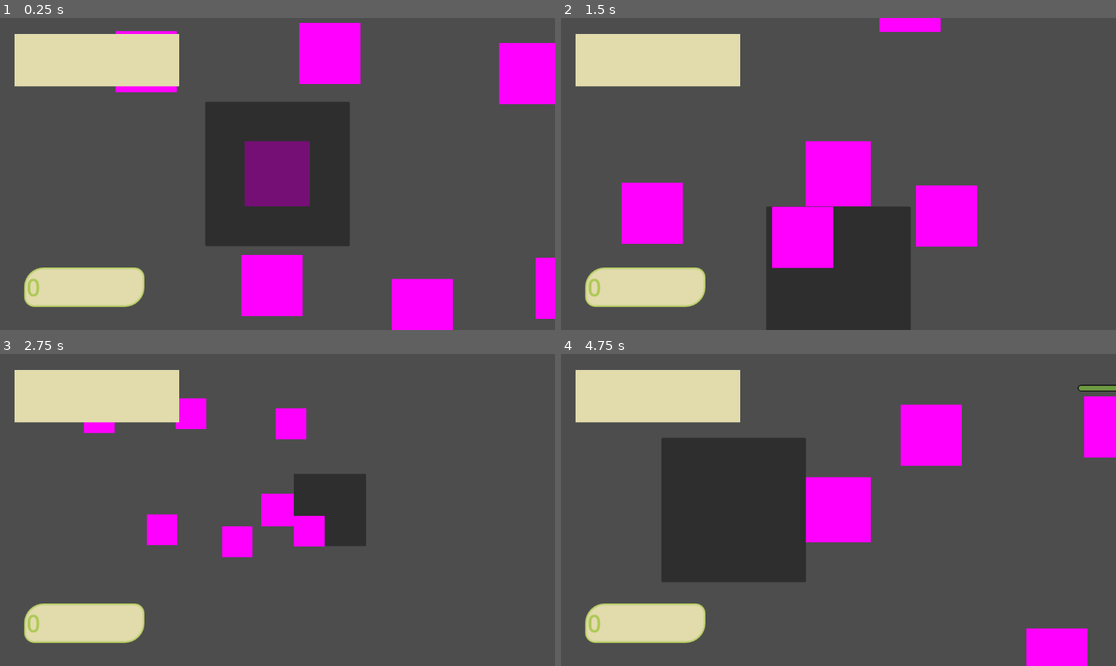
Above: before the commit, frames 1-4 (two rows, left to right).
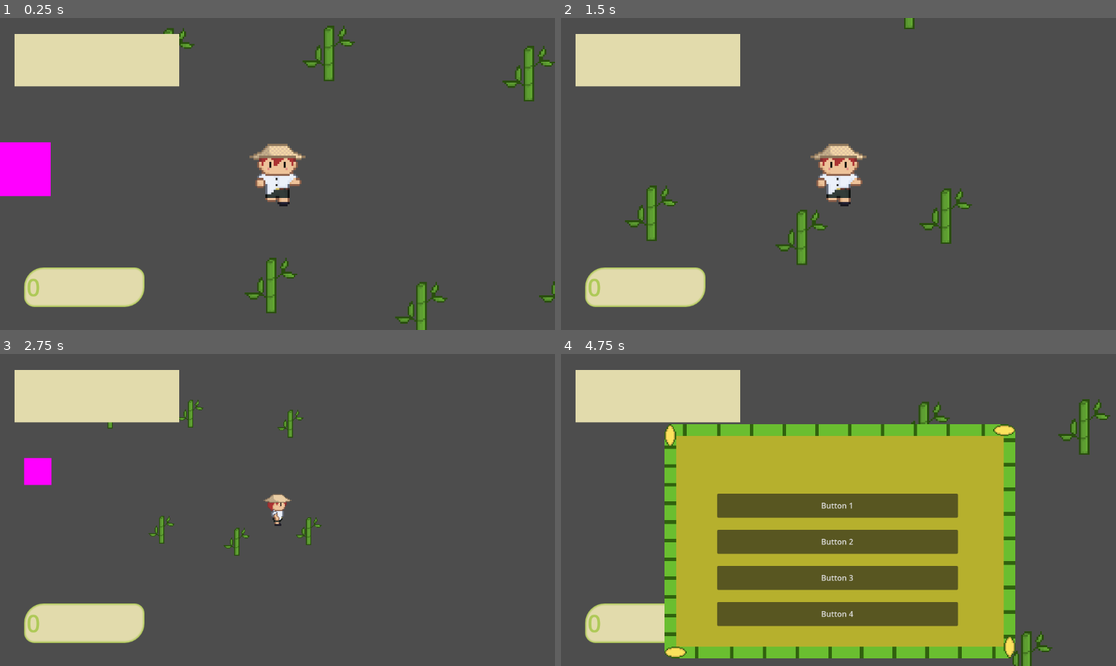
Above: after the commit, the same moments.

Repository: ThermobladeStudios/BambooBytes
Game: Godot game, scene res://world_map.tscn
The game is run twice, just before and just after one commit, with the same random seed, the same clock (stepped at 60 frames per second) and the same inputs.
Inputs (mouse positions are in pixels of both pictures, inside the frame that each line leads up to):
- Up to frame 1 (0.25 s): no input
- Up to frame 2 (1.5 s): tap Enter at 0.5 s; move the mouse to (960, 158) at 0.52 s; hold D (Right) 0.53-1.28 s; click (960, 158) at 0.6 s; move the mouse to (727, 189) at 1.27 s; hold S (Down) from 1.28 s (still down); tap Space (Dash) at 1.35 s
- Up to frame 3 (2.75 s): move the mouse to (333, 441) at 2.02 s; release S (Down) at 2.03 s; hold D (Right) from 2.03 s (still down); tap Mouse wheel down (ScrollDown) at 2.1 s
- Up to frame 4 (4.75 s): move the mouse to (810, 572) at 2.77 s; release D (Right) at 2.78 s; hold W (Up) 2.78-3.53 s; tap Mouse wheel up (ScrollUp) at 2.85 s; move the mouse to (1005, 556) at 3.52 s; hold A (Left) from 3.53 s (still down); click (1005, 556) at 3.6 s; move the mouse to (672, 463) at 4.27 s; tap Space (Dash) at 4.35 s

The runs differ from the first frame. In frame 1, 23% of the frame differs, in the area x 0-100%, y 1-100%; in frame 2, 18%; in frame 3, 6.4%; in frame 4, 51%, in the area x 18-100%, y 9-100%.

Commit message:
Implemented Animations
Added walking animations
and bamboo sprout when chopped and showing regular bamboo when regrow timer fills

Diff:
--- a/BambooBytes/GUI.tscn
+++ b/BambooBytes/GUI.tscn
@@ -14,7 +14,7 @@
 [node name="CanvasLayer" type="CanvasLayer" parent="."]
 
 [node name="BambooCount" type="Label" parent="CanvasLayer"]
-anchors_preset = -1
+anchors_preset = 2
 anchor_top = 1.0
 anchor_bottom = 1.0
 offset_left = 50.0
--- a/BambooBytes/Player/Player.gd
+++ b/BambooBytes/Player/Player.gd
@@ -6,6 +6,8 @@
 @export var DashTime = 0.15
 @export var DashMultiplier = 5
 
+@onready var animation_tree = $AnimationTree
+@onready var state_machine = animation_tree.get("parameters/playback")
 
 @export var hitarea = 0
 @export var strength = 5
@@ -16,11 +18,14 @@
 
 func _physics_process(delta):
 
+	var mousepos = get_global_mouse_position()
 	var input_direction = Vector2(Input.get_action_strength("Right") - Input.get_action_strength("Left") , Input.get_action_strength("Down") - Input.get_action_strength("Up")).normalized()
+	update_animation_parameters(input_direction)
 	if(Input.is_action_just_pressed("Debugadd")):
 		collisionShape.shape.size += Vector2(10,10)
 	if(Input.is_action_just_pressed("Debugsubtract")):
 		collisionShape.shape.size -= Vector2(10,10)
+
 
 	if input_direction != Vector2.ZERO and !Dashing:
 		collision.position = input_direction*($CollisionShape2D.shape.size)/2+ input_direction*(collisionShape.shape.size/2)
@@ -38,11 +43,20 @@
 
 	velocity = input_direction * speed
 	move_and_slide()
+	pick_new_state()
 
 
 
+func update_animation_parameters(move_input : Vector2):
+	if(move_input != Vector2.ZERO):
+		animation_tree.set("parameters/Idle/blend_position", move_input)
+		animation_tree.set("parameters/Walk/blend_position", move_input)
 
-
+func pick_new_state():
+	if(velocity != Vector2.ZERO):
+		state_machine.travel("Walk")
+	elif(velocity == Vector2.ZERO):
+		state_machine.travel("Idle")
 
 func _on_timer_timeout():
 	Dashing = false
--- a/BambooBytes/Player/Player.tscn
+++ b/BambooBytes/Player/Player.tscn
@@ -1,14 +1,240 @@
-[gd_scene load_steps=5 format=3 uid="uid://nie7s6lxy6mj"]
+[gd_scene load_steps=30 format=3 uid="uid://nie7s6lxy6mj"]
 
 [ext_resource type="Script" path="res://Player/Player.gd" id="1_27exr"]
+[ext_resource type="Texture2D" uid="uid://cvxw7jmbd5adr" path="res://Assets/Art/character1.png" id="2_wfngw"]
 
 [sub_resource type="RectangleShape2D" id="RectangleShape2D_w6a8a"]
 size = Vector2(135, 135)
 
-[sub_resource type="PlaceholderTexture2D" id="PlaceholderTexture2D_xgsr6"]
-
 [sub_resource type="RectangleShape2D" id="RectangleShape2D_m324q"]
-size = Vector2(300, 300)
+size = Vector2(135, 135)
+
+[sub_resource type="Animation" id="Animation_el6g0"]
+resource_name = "Walk_down"
+length = 0.8
+loop_mode = 1
+tracks/0/type = "value"
+tracks/0/imported = false
+tracks/0/enabled = true
+tracks/0/path = NodePath(".:frame")
+tracks/0/interp = 1
+tracks/0/loop_wrap = true
+tracks/0/keys = {
+"times": PackedFloat32Array(0, 0.2, 0.4, 0.6),
+"transitions": PackedFloat32Array(1, 1, 1, 1),
+"update": 1,
+"values": [0, 1, 2, 3]
+}
+
+[sub_resource type="Animation" id="Animation_q3f1p"]
+length = 0.001
+tracks/0/type = "value"
+tracks/0/imported = false
+tracks/0/enabled = true
+tracks/0/path = NodePath(".:frame")
+tracks/0/interp = 1
+tracks/0/loop_wrap = true
+tracks/0/keys = {
+"times": PackedFloat32Array(0),
+"transitions": PackedFloat32Array(1),
+"update": 1,
+"values": [0]
+}
+
+[sub_resource type="Animation" id="Animation_cyu23"]
+resource_name = "Walk_down_left"
+length = 0.8
+loop_mode = 1
+tracks/0/type = "value"
+tracks/0/imported = false
+tracks/0/enabled = true
+tracks/0/path = NodePath(".:frame")
+tracks/0/interp = 1
+tracks/0/loop_wrap = true
+tracks/0/keys = {
+"times": PackedFloat32Array(0, 0.2, 0.4, 0.6),
+"transitions": PackedFloat32Array(1, 1, 1, 1),
+"update": 1,
+"values": [4, 5, 6, 7]
+}
+
+[sub_resource type="Animation" id="Animation_f2yjt"]
+resource_name = "Walk_left"
+length = 0.8
+loop_mode = 1
+tracks/0/type = "value"
+tracks/0/imported = false
+tracks/0/enabled = true
+tracks/0/path = NodePath(".:frame")
+tracks/0/interp = 1
+tracks/0/loop_wrap = true
+tracks/0/keys = {
+"times": PackedFloat32Array(0, 0.2, 0.4, 0.6),
+"transitions": PackedFloat32Array(1, 1, 1, 1),
+"update": 1,
+"values": [8, 9, 10, 11]
+}
+
+[sub_resource type="Animation" id="Animation_b5oxp"]
+resource_name = "Walk_left_up"
+length = 0.8
+loop_mode = 1
+tracks/0/type = "value"
+tracks/0/imported = false
+tracks/0/enabled = true
+tracks/0/path = NodePath(".:frame")
+tracks/0/interp = 1
+tracks/0/loop_wrap = true
+tracks/0/keys = {
+"times": PackedFloat32Array(0, 0.2, 0.4, 0.6),
+"transitions": PackedFloat32Array(1, 1, 1, 1),
+"update": 1,
+"values": [12, 13, 14, 15]
+}
+
+[sub_resource type="Animation" id="Animation_q6dw7"]
+resource_name = "Walk_Up"
+length = 0.8
+loop_mode = 1
+tracks/0/type = "value"
+tracks/0/imported = false
+tracks/0/enabled = true
+tracks/0/path = NodePath(".:frame")
+tracks/0/interp = 1
+tracks/0/loop_wrap = true
+tracks/0/keys = {
+"times": PackedFloat32Array(0, 0.2, 0.4, 0.6),
+"transitions": PackedFloat32Array(1, 1, 1, 1),
+"update": 1,
+"values": [16, 17, 18, 19]
+}
+
+[sub_resource type="Animation" id="Animation_euqqv"]
+resource_name = "Walk_Up_Right"
+length = 0.8
+loop_mode = 1
+tracks/0/type = "value"
+tracks/0/imported = false
+tracks/0/enabled = true
+tracks/0/path = NodePath(".:frame")
+tracks/0/interp = 1
+tracks/0/loop_wrap = true
+tracks/0/keys = {
+"times": PackedFloat32Array(0, 0.2, 0.4, 0.6),
+"transitions": PackedFloat32Array(1, 1, 1, 1),
+"update": 1,
+"values": [20, 21, 22, 23]
+}
+
+[sub_resource type="Animation" id="Animation_2gowh"]
+resource_name = "Walk_right"
+length = 0.8
+loop_mode = 1
+tracks/0/type = "value"
+tracks/0/imported = false
+tracks/0/enabled = true
+tracks/0/path = NodePath(".:frame")
+tracks/0/interp = 1
+tracks/0/loop_wrap = true
+tracks/0/keys = {
+"times": PackedFloat32Array(0, 0.2, 0.4, 0.6),
+"transitions": PackedFloat32Array(1, 1, 1, 1),
+"update": 1,
+"values": [24, 25, 26, 27]
+}
+
+[sub_resource type="Animation" id="Animation_vs6gi"]
+resource_name = "Walk_right_down"
+length = 0.8
+loop_mode = 1
+tracks/0/type = "value"
+tracks/0/imported = false
+tracks/0/enabled = true
+tracks/0/path = NodePath(".:frame")
+tracks/0/interp = 1
+tracks/0/loop_wrap = true
+tracks/0/keys = {
+"times": PackedFloat32Array(0, 0.2, 0.4, 0.6),
+"transitions": PackedFloat32Array(1, 1, 1, 1),
+"update": 1,
+"values": [28, 29, 30, 31]
+}
+
+[sub_resource type="AnimationLibrary" id="AnimationLibrary_6sw35"]
+_data = {
+"RESET": SubResource("Animation_q3f1p"),
+"Walk_Up": SubResource("Animation_q6dw7"),
+"Walk_Up_Right": SubResource("Animation_euqqv"),
+"Walk_down": SubResource("Animation_el6g0"),
+"Walk_down_left": SubResource("Animation_cyu23"),
+"Walk_left": SubResource("Animation_f2yjt"),
+"Walk_left_up": SubResource("Animation_b5oxp"),
+"Walk_right": SubResource("Animation_2gowh"),
+"Walk_right_down": SubResource("Animation_vs6gi")
+}
+
+[sub_resource type="AnimationNodeBlendSpace2D" id="AnimationNodeBlendSpace2D_2tmb6"]
+
+[sub_resource type="AnimationNodeAnimation" id="AnimationNodeAnimation_k40ss"]
+animation = &"Walk_down"
+
+[sub_resource type="AnimationNodeAnimation" id="AnimationNodeAnimation_lx7xx"]
+animation = &"Walk_Up"
+
+[sub_resource type="AnimationNodeAnimation" id="AnimationNodeAnimation_0fdkm"]
+animation = &"Walk_right"
+
+[sub_resource type="AnimationNodeAnimation" id="AnimationNodeAnimation_kxgb0"]
+animation = &"Walk_left"
+
+[sub_resource type="AnimationNodeAnimation" id="AnimationNodeAnimation_p2na2"]
+animation = &"Walk_down_left"
+
+[sub_resource type="AnimationNodeAnimation" id="AnimationNodeAnimation_sc7qx"]
+animation = &"Walk_right_down"
+
+[sub_resource type="AnimationNodeAnimation" id="AnimationNodeAnimation_ge84y"]
+animation = &"Walk_left_up"
+
+[sub_resource type="AnimationNodeAnimation" id="AnimationNodeAnimation_kxcnf"]
+animation = &"Walk_Up_Right"
+
+[sub_resource type="AnimationNodeBlendSpace2D" id="AnimationNodeBlendSpace2D_njdwx"]
+blend_point_0/node = SubResource("AnimationNodeAnimation_k40ss")
+blend_point_0/pos = Vector2(0, 1)
+blend_point_1/node = SubResource("AnimationNodeAnimation_lx7xx")
+blend_point_1/pos = Vector2(0, -1)
+blend_point_2/node = SubResource("AnimationNodeAnimation_0fdkm")
+blend_point_2/pos = Vector2(1, 0)
+blend_point_3/node = SubResource("AnimationNodeAnimation_kxgb0")
+blend_point_3/pos = Vector2(-1, 0)
+blend_point_4/node = SubResource("AnimationNodeAnimation_p2na2")
+blend_point_4/pos = Vector2(-0.5, 0.5)
+blend_point_5/node = SubResource("AnimationNodeAnimation_sc7qx")
+blend_point_5/pos = Vector2(0.5, 0.5)
+blend_point_6/node = SubResource("AnimationNodeAnimation_ge84y")
+blend_point_6/pos = Vector2(-0.5, -0.5)
+blend_point_7/node = SubResource("AnimationNodeAnimation_kxcnf")
+blend_point_7/pos = Vector2(0.5, -0.5)
+min_space = Vector2(-1, -1.1)
+max_space = Vector2(1, 1.1)
+blend_mode = 1
+
+[sub_resource type="AnimationNodeStateMachineTransition" id="AnimationNodeStateMachineTransition_h58hq"]
+advance_mode = 2
+
+[sub_resource type="AnimationNodeStateMachineTransition" id="AnimationNodeStateMachineTransition_t374m"]
+
+[sub_resource type="AnimationNodeStateMachineTransition" id="AnimationNodeStateMachineTransition_j8ywl"]
+
+[sub_resource type="AnimationNodeStateMachine" id="AnimationNodeStateMachine_djccu"]
+states/Idle/node = SubResource("AnimationNodeBlendSpace2D_2tmb6")
+states/Idle/position = Vector2(330, 105)
+states/Walk/node = SubResource("AnimationNodeBlendSpace2D_njdwx")
+states/Walk/position = Vector2(499, 100)
+transitions = ["Start", "Idle", SubResource("AnimationNodeStateMachineTransition_h58hq"), "Idle", "Walk", SubResource("AnimationNodeStateMachineTransition_t374m"), "Walk", "Idle", SubResource("AnimationNodeStateMachineTransition_j8ywl")]
+
+[sub_resource type="AnimationNodeStateMachinePlayback" id="AnimationNodeStateMachinePlayback_ga3sb"]
 
 [node name="Player" type="CharacterBody2D"]
 motion_mode = 1
@@ -19,8 +245,10 @@
 shape = SubResource("RectangleShape2D_w6a8a")
 
 [node name="Sprite2D" type="Sprite2D" parent="."]
-scale = Vector2(135, 135)
-texture = SubResource("PlaceholderTexture2D_xgsr6")
+scale = Vector2(4.17179, 4.17179)
+texture = ExtResource("2_wfngw")
+hframes = 4
+vframes = 8
 
 [node name="Timer" type="Timer" parent="."]
 wait_time = 0.15
@@ -36,18 +264,19 @@
 visibility_layer = 2
 shape = SubResource("RectangleShape2D_m324q")
 
-[node name="Panel" type="Panel" parent="Chop_area/CollisionShape2D"]
-anchors_preset = 8
-anchor_left = 0.5
-anchor_top = 0.5
-anchor_right = 0.5
-anchor_bottom = 0.5
-offset_left = -150.0
-offset_top = -150.0
-offset_right = 150.0
-offset_bottom = 150.0
-grow_horizontal = 2
-grow_vertical = 2
+[node name="AnimationPlayer" type="AnimationPlayer" parent="."]
+root_node = NodePath("../Sprite2D")
+libraries = {
+"": SubResource("AnimationLibrary_6sw35")
+}
+
+[node name="AnimationTree" type="AnimationTree" parent="."]
+tree_root = SubResource("AnimationNodeStateMachine_djccu")
+anim_player = NodePath("../AnimationPlayer")
+active = true
+parameters/playback = SubResource("AnimationNodeStateMachinePlayback_ga3sb")
+parameters/Idle/blend_position = Vector2(-0.534357, 0.005988)
+parameters/Walk/blend_position = Vector2(-0.00404203, 1.00393)
 
 [connection signal="timeout" from="Timer" to="." method="_on_timer_timeout"]
 [connection signal="timeout" from="DashCooldown" to="." method="_on_dash_cooldown_timeout"]
--- /dev/null
+++ b/BambooBytes/World Objects/Shop.gd
@@ -0,0 +1,22 @@
+extends StaticBody2D
+@onready var shopui = $CanvasLayer
+
+
+# Called when the node enters the scene tree for the first time.
+func _ready():
+	shopui.hide()
+
+
+# Called every frame. 'delta' is the elapsed time since the previous frame.
+func _process(delta):
+	pass
+
+
+func _on_area_2d_body_entered(body):
+	print(1)
+	shopui.show()
+
+
+func _on_area_2d_body_exited(body):
+	print(2)
+	shopui.hide()
--- a/BambooBytes/World Objects/Shop.tscn
+++ b/BambooBytes/World Objects/Shop.tscn
@@ -1,20 +1,28 @@
-[gd_scene load_steps=4 format=3 uid="uid://btwvgtdv70trh"]
+[gd_scene load_steps=6 format=3 uid="uid://btwvgtdv70trh"]
+
+[ext_resource type="Script" path="res://World Objects/Shop.gd" id="1_x215v"]
+[ext_resource type="Texture2D" uid="uid://dwftjdv4dx547" path="res://Assets/ShopUItest1.png" id="2_3dwwr"]
 
 [sub_resource type="PlaceholderTexture2D" id="PlaceholderTexture2D_iq6rd"]
 size = Vector2(10, 10)
 
-[sub_resource type="RectangleShape2D" id="RectangleShape2D_8nho8"]
-size = Vector2(6.25, 11)
-
 [sub_resource type="RectangleShape2D" id="RectangleShape2D_bye3g"]
 size = Vector2(14, 14)
 
+[sub_resource type="RectangleShape2D" id="RectangleShape2D_8nho8"]
+size = Vector2(8.40239, 13.8992)
+
 [node name="StaticBody2D" type="StaticBody2D"]
+scale = Vector2(8.05803, 8.05803)
+script = ExtResource("1_x215v")
 
 [node name="Sprite2D" type="Sprite2D" parent="."]
 position = Vector2(6.4075e-07, 6.4075e-07)
 scale = Vector2(1.4, 1.4)
 texture = SubResource("PlaceholderTexture2D_iq6rd")
+
+[node name="CollisionShape2D" type="CollisionShape2D" parent="."]
+shape = SubResource("RectangleShape2D_bye3g")
 
 [node name="Area2D" type="Area2D" parent="."]
 light_mask = 2
@@ -23,8 +31,51 @@
 [node name="CollisionShape2D" type="CollisionShape2D" parent="Area2D"]
 light_mask = 2
 visibility_layer = 2
-position = Vector2(10, 0)
+position = Vector2(11.6836, -2.36702e-07)
 shape = SubResource("RectangleShape2D_8nho8")
 
-[node name="CollisionShape2D" type="CollisionShape2D" parent="."]
-shape = SubResource("RectangleShape2D_bye3g")
+[node name="CanvasLayer" type="CanvasLayer" parent="."]
+
+[node name="VBoxContainer" type="VBoxContainer" parent="CanvasLayer"]
+custom_minimum_size = Vector2(500, 250)
+anchors_preset = 8
+anchor_left = 0.5
+anchor_top = 0.5
+anchor_right = 0.5
+anchor_bottom = 0.5
+offset_left = -252.0
+offset_top = -34.0
+offset_right = 248.0
+offset_bottom = 246.0
+grow_horizontal = 2
+grow_vertical = 2
+theme_override_constants/separation = 25
+
+[node name="Button" type="Button" parent="CanvasLayer/VBoxContainer"]
+custom_minimum_size = Vector2(0, 50)
+layout_mode = 2
+text = "Button 1"
+
+[node name="Button2" type="Button" parent="CanvasLayer/VBoxContainer"]
+custom_minimum_size = Vector2(0, 50)
+layout_mode = 2
+text = "Button 2"
+
+[node name="Button3" type="Button" parent="CanvasLayer/VBoxContainer"]
+custom_minimum_size = Vector2(0, 50)
+layout_mode = 2
+text = "Button 3"
+
+[node name="Button4" type="Button" parent="CanvasLayer/VBoxContainer"]
+custom_minimum_size = Vector2(0, 50)
+layout_mode = 2
+text = "Button 4"
+
+[node name="Sprite2D" type="Sprite2D" parent="CanvasLayer/VBoxContainer"]
+z_index = -1
+position = Vector2(255, 99.0001)
+scale = Vector2(2.42915, 2.42915)
+texture = ExtResource("2_3dwwr")
+
+[connection signal="body_entered" from="Area2D" to="." method="_on_area_2d_body_entered"]
+[connection signal="body_exited" from="Area2D" to="." method="_on_area_2d_body_exited"]
--- a/BambooBytes/World Objects/bamboo.gd
+++ b/BambooBytes/World Objects/bamboo.gd
@@ -34,7 +34,7 @@
 		bar.visible = true
 	if(currTime <= 0 && tree_is_chopped == false):
 		PInven.addBamboo(DroppedAmmount)
-		treesprite.visible = false
+		treesprite.frame = 0
 		bar.visible = false
 		currTime = growthbar
 		tree_is_chopped = true
@@ -64,6 +64,6 @@
 	currTime = growthbar
 	if(growthbar >= totalTime):
 		growthbar = 0
-		treesprite.visible = true
+		treesprite.frame = 1
 		tree_is_chopped = false
 		regrow.stop()
--- a/BambooBytes/World Objects/bamboo.tscn
+++ b/BambooBytes/World Objects/bamboo.tscn
@@ -1,12 +1,11 @@
 [gd_scene load_steps=6 format=3 uid="uid://de42f5ojp3ke0"]
 
 [ext_resource type="Script" path="res://World Objects/bamboo.gd" id="1_lu5k4"]
+[ext_resource type="Texture2D" uid="uid://0paju27lyheu" path="res://Assets/Art/bamboo1.png" id="2_tm34o"]
 [ext_resource type="Theme" uid="uid://dmpocjixr1jt6" path="res://Theme/BambooBytes.tres" id="3_janbm"]
 
 [sub_resource type="RectangleShape2D" id="RectangleShape2D_mbx12"]
 size = Vector2(127, 127)
-
-[sub_resource type="PlaceholderTexture2D" id="PlaceholderTexture2D_ntddh"]
 
 [sub_resource type="RectangleShape2D" id="RectangleShape2D_nthw6"]
 size = Vector2(127, 127)
@@ -21,9 +20,11 @@
 shape = SubResource("RectangleShape2D_mbx12")
 
 [node name="Sprite2D" type="Sprite2D" parent="."]
-position = Vector2(0.5, 0.499998)
-scale = Vector2(127, 127)
-texture = SubResource("PlaceholderTexture2D_ntddh")
+position = Vector2(0.5, 0.806159)
+scale = Vector2(3.61735, 3.60034)
+texture = ExtResource("2_tm34o")
+hframes = 2
+frame = 1
 
 [node name="Area2D" type="Area2D" parent="."]
 
--- a/BambooBytes/project.godot
+++ b/BambooBytes/project.godot
@@ -93,5 +93,6 @@
 
 [rendering]
 
+textures/canvas_textures/default_texture_filter=0
 renderer/rendering_method="gl_compatibility"
 renderer/rendering_method.mobile="gl_compatibility"
--- a/BambooBytes/world_map.gd
+++ b/BambooBytes/world_map.gd
@@ -3,7 +3,7 @@
 
 # Called when the node enters the scene tree for the first time.
 func _ready():
-	DisplayServer.mouse_set_mode(DisplayServer.MOUSE_MODE_HIDDEN)
+	pass
 
 
 # Called every frame. 'delta' is the elapsed time since the previous frame.
--- a/BambooBytes/world_map.tscn
+++ b/BambooBytes/world_map.tscn
@@ -6,6 +6,7 @@
 [ext_resource type="Script" path="res://Camera2D.gd" id="3_cq2x7"]
 [ext_resource type="PackedScene" uid="uid://de42f5ojp3ke0" path="res://World Objects/bamboo.tscn" id="3_lclw5"]
 [ext_resource type="PackedScene" uid="uid://qao2030pgiqi" path="res://GUI.tscn" id="4_ikdba"]
+[ext_resource type="PackedScene" uid="uid://btwvgtdv70trh" path="res://World Objects/Shop.tscn" id="7_cka38"]
 
 [node name="World Map" type="Node2D"]
 script = ExtResource("1_y8ul0")
@@ -38,7 +39,7 @@
 position = Vector2(-553, 171)
 
 [node name="Bamboo4" parent="Bamboos" instance=ExtResource("3_lclw5")]
-position = Vector2(-814, -294)
+position = Vector2(-766, -306)
 
 [node name="Bamboo5" parent="Bamboos" instance=ExtResource("3_lclw5")]
 position = Vector2(58, 177)
@@ -46,6 +47,9 @@
 [node name="Bamboo6" parent="Bamboos" instance=ExtResource("3_lclw5")]
 position = Vector2(-241, 221)
 
+[node name="Shop" parent="." instance=ExtResource("7_cka38")]
+position = Vector2(-527, -10)
+
 [node name="AudioStreamPlayer" type="AudioStreamPlayer" parent="."]
 stream = ExtResource("2_avsyx")
 autoplay = true
Binary file changed: BambooBytes/Assets/Art/bamboo1.png
Not shown, added: BambooBytes/Assets/Art/bamboo1.png.import
Not shown, added: BambooBytes/Assets/Art/character1.png.import
Binary file added: BambooBytes/Assets/ShopUItest1.aseprite
Binary file added: BambooBytes/Assets/ShopUItest1.png
Not shown, added: BambooBytes/Assets/ShopUItest1.png.import
Not shown: 1 places in BambooBytes/world_map.tscn that only renumber resources
